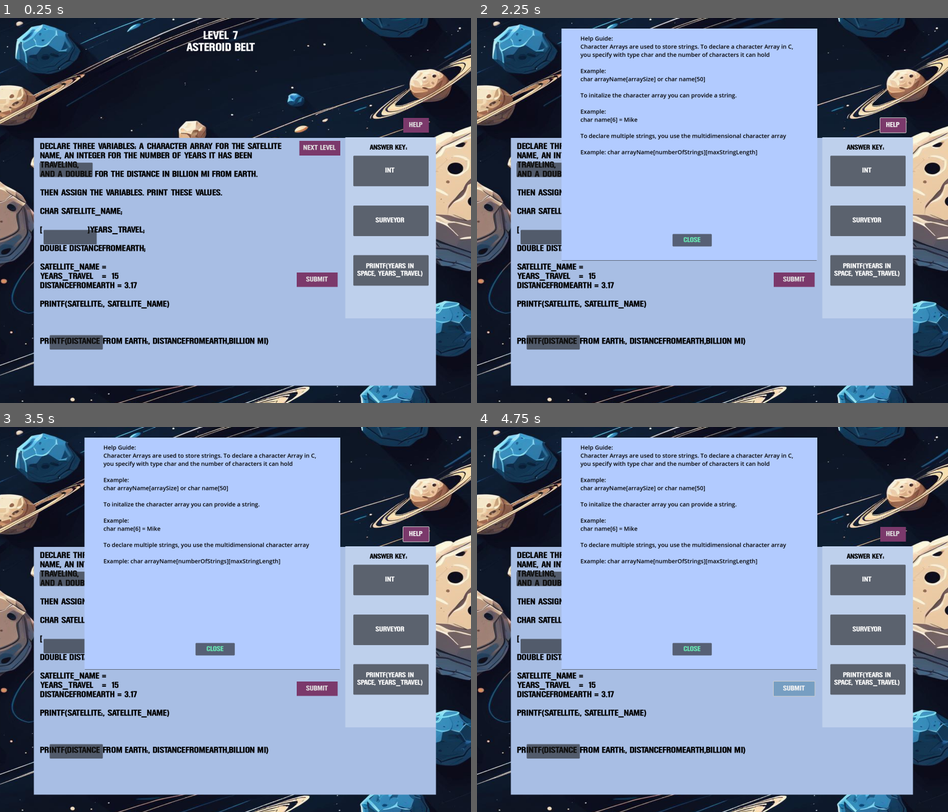
Above: before the commit, frames 1-4 (two rows, left to right).
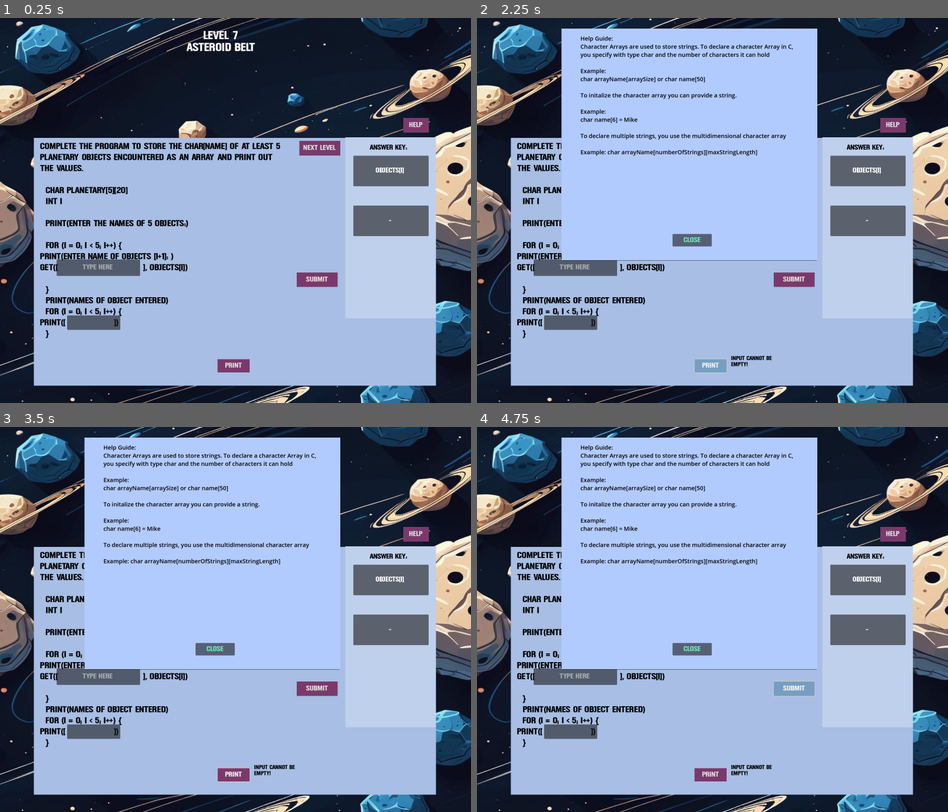
Above: after the commit, the same moments.

Repository: amenaly/SeniorProjectGame
Game: Godot game, scene res://Level7.tscn
Same seed, same stepped clock (60 frames per second), same inputs: the game is played once before the commit and once after it. This scene is started directly instead of the project's main scene.
Inputs (mouse positions are in pixels of both pictures, inside the frame that each line leads up to):
- Up to frame 1 (0.25 s): no input
- Up to frame 2 (2.25 s): click "Submit" at 0.5 s; click "Help" at 1.25 s; click (712, 364) at 2 s, where only the run after the commit has a clickable "Print"
- Up to frame 3 (3.5 s): click "Next Level" at 2.75 s
- Up to frame 4 (4.75 s): click "Next Level" at 3.5 s; click "Submit" at 4.25 s

The runs differ from the first frame. In frame 1, 9.7% of the frame differs, in the area x 8-91%, y 32-93%; in frame 2, 6.8%; in frame 3, 6.8%; in frame 4, 6.8%.

Commit message:
Updates for Last Levels
Updates json files for levels and finish end title card.

Diff:
--- a/EndCertificate.gd
+++ b/EndCertificate.gd
@@ -11,7 +11,7 @@
 	$TimeInsertLabel.text = current_time
 
 func _on_button_pressed():
-	self.hide()
+	get_tree().change_scene_to_file("res://menu.tscn")
 
 #Pass the text from LineEdit User Input, set to main text
 func update_text(new_text: String):
--- a/EndCertificate.tscn
+++ b/EndCertificate.tscn
@@ -18,6 +18,12 @@
 [sub_resource type="StyleBoxFlat" id="StyleBoxFlat_chmhn"]
 bg_color = Color(0.629165, 0.726153, 0.831994, 1)
 
+[sub_resource type="StyleBoxFlat" id="StyleBoxFlat_kw1oi"]
+bg_color = Color(0.819304, 0.501037, 0.8525, 1)
+
+[sub_resource type="StyleBoxFlat" id="StyleBoxFlat_ieko8"]
+bg_color = Color(0.830905, 0.710994, 0.89284, 1)
+
 [node name="EndGame" type="Node2D"]
 script = ExtResource("1_nxhmc")
 
@@ -34,7 +40,7 @@
 offset_top = 442.0
 offset_right = 1592.0
 offset_bottom = 698.0
-theme_override_colors/default_color = Color(0.84743, 0.791979, 0.456319, 1)
+theme_override_colors/default_color = Color(0.929412, 0.87451, 0.364706, 1)
 theme_override_fonts/normal_font = ExtResource("4_iaukb")
 theme_override_font_sizes/normal_font_size = 82
 text = "Thank you for Playing!"
@@ -170,6 +176,19 @@
 theme_override_font_sizes/normal_font_size = 80
 text = "Test"
 
+[node name="Button" type="Button" parent="."]
+offset_left = 1404.0
+offset_top = 56.0
+offset_right = 1579.0
+offset_bottom = 116.0
+theme_override_colors/font_color = Color(1, 1, 1, 1)
+theme_override_fonts/font = ExtResource("3_wknm3")
+theme_override_font_sizes/font_size = 22
+theme_override_styles/normal = SubResource("StyleBoxFlat_kw1oi")
+theme_override_styles/hover = SubResource("StyleBoxFlat_ieko8")
+text = "Main Menu"
+
 [connection signal="pressed" from="NextLevel" to="." method="_on_next_level_pressed"]
+[connection signal="pressed" from="HelpButton" to="." method="_on_button_2_pressed"]
 [connection signal="pressed" from="HelpButton" to="." method="_on_help_button_pressed"]
-[connection signal="pressed" from="HelpButton" to="." method="_on_button_2_pressed"]
+[connection signal="pressed" from="Button" to="." method="_on_button_pressed"]
--- /dev/null
+++ b/JsonFiles/Level10.json
@@ -0,0 +1,25 @@
+{
+  "questions": [
+	{
+	  "sentence": "Complete the program where Surveyor stores Earth coordinates using pointers and prints out the direction to point towards Earth.
+		int main()
+		double earthLatitude, earthLongitude
+		double ptrLatitude, ptrLongitude
+
+		ptrLatitude = [       ]
+		ptrLongitude = earthLongitude
+
+	ptrLatitude = 34°
+		ptrLongitude = 180°
+
+	PRINT(Earth Coordinates:)
+		PRINT(Latitude:,ptrLatitude)
+		PRINT(Longitude:,[       ])
+	PRINT(Direction to point towards Earth: Straight ahead)
+
+	return 0",
+
+	"answers":["ptrLongitude","earthLatitude"]
+	 }
+  ]
+}
--- /dev/null
+++ b/JsonFiles/Level11.json
@@ -0,0 +1,26 @@
+{
+  "questions": [
+	{
+	  "sentence": "Complete the program where Surveyor communicates with Mars orbiters (Maven + Tianwen-1). The Surveyor should read a file held by these orbiters containing the status  information. The program should read the file, process the data, and then display the status.
+	  FILE *file
+	  char line[256]
+	  char SurveyorName[50]
+	  char datetime
+
+	  [      ] = OPEN(mars_orbiter_message.txt,r)
+
+	  if (file == NULL) {
+	  error(Error opening file)
+	  return EXIT_FAILURE
+ }
+	 while
+	 (GETS(line, sizeof(line), file)) {
+	 [       ](line)
+
+	 WRITE(file,datetime,[        ],SurveyorName)
+}
+	 CLOSE(file)",
+	  "answers":["FILE","process_line(line)"]
+	}
+  ]
+}
--- /dev/null
+++ b/JsonFiles/Level7.json
@@ -0,0 +1,24 @@
+{
+  "questions": [
+	{
+	  "sentence": "Complete the program to store the char[name] of at least 5 planetary objects encountered as an array and print out the values.
+
+	  char planetary[5][20]
+	  int i
+
+	  PRINT(Enter the names of 5 objects:)
+
+	  FOR (i = 0; i < 5; i++) {
+		PRINT(Enter name of objects [i+1]: )
+		GET([        ], objects[i])
+
+	  }
+	  PRINT(Names of object entered)
+	  FOR (i = 0; i < 5; i++) {
+		PRINT([      ])
+	  }
+	  ",
+	  "answers": ["objects[i]", "-"]
+	}
+  ]
+}
--- a/Level10.gd
+++ b/Level10.gd
@@ -27,7 +27,7 @@
 	sentence_label = $SentenceLabel
 	errorlabel = $ErrorNext
 	#read to JSON file
-	load_level_data("res://JsonFiles/Question2.json")
+	load_level_data("res://JsonFiles/Level10.json")
 	load_question(0) #Call function
 
 	# Initialize drop boxes
--- a/Level10.tscn
+++ b/Level10.tscn
@@ -95,24 +95,17 @@
 metadata/_edit_use_anchors_ = true
 
 [node name="Text1" parent="." instance=ExtResource("4_wntba")]
-offset_left = 175.0
-offset_top = 1102.0
-offset_right = 353.0
-offset_bottom = 1150.0
+offset_left = 338.0
+offset_top = 684.0
+offset_right = 516.0
+offset_bottom = 732.0
 metadata/_edit_use_anchors_ = true
 
 [node name="Text2" parent="." instance=ExtResource("4_wntba")]
-offset_left = 154.0
-offset_top = 739.0
-offset_right = 332.0
-offset_bottom = 787.0
-metadata/_edit_use_anchors_ = true
-
-[node name="Text3" parent="." instance=ExtResource("4_wntba")]
-offset_left = 140.0
-offset_top = 507.0
-offset_right = 318.0
-offset_bottom = 555.0
+offset_left = 377.0
+offset_top = 983.0
+offset_right = 555.0
+offset_bottom = 1031.0
 metadata/_edit_use_anchors_ = true
 
 [node name="SubmitButton" type="Button" parent="."]
--- a/Level11.gd
+++ b/Level11.gd
@@ -32,11 +32,11 @@
 	sentence_label = $SentenceLabel
 	errorlabel = $ErrorNext
 	#read to JSON file
-	load_level_data("res://JsonFiles/Question2.json")
+	load_level_data("res://JsonFiles/Level11.json")
 	load_question(0) #Call function
 
 	# Initialize drop boxes
-	drop_boxes = [$Text1/Panel/Label, $Text2/Panel/Label, $Text3/Panel/Label]
+	drop_boxes = [$WriteInput/Panel/Input, $Text2/Panel/Label, $Text3/Panel/Label]
 
 	#Load from JSON file
 func load_level_data(file_path: String):
--- a/Level11.tscn
+++ b/Level11.tscn
@@ -1,9 +1,10 @@
-[gd_scene load_steps=11 format=3 uid="uid://bamckjw5ikicv"]
+[gd_scene load_steps=12 format=3 uid="uid://bamckjw5ikicv"]
 
 [ext_resource type="Script" path="res://Level11.gd" id="1_4xbae"]
 [ext_resource type="Texture2D" uid="uid://c8m5hepu2kk6h" path="res://Images/ebe8f5585eb204c342090dd735ac1498.jpg" id="2_7fh7x"]
 [ext_resource type="FontFile" uid="uid://dkppgt0hpuagh" path="res://fonts/Robot Go.ttf" id="3_rfctg"]
 [ext_resource type="PackedScene" uid="uid://deyvy83bi0rnp" path="res://texture_rect.tscn" id="4_3q73h"]
+[ext_resource type="PackedScene" uid="uid://ehpjye6vivoo" path="res://input_box.tscn" id="5_rtxho"]
 
 [sub_resource type="StyleBoxFlat" id="StyleBoxFlat_c50m0"]
 bg_color = Color(0.482353, 0.223529, 0.419608, 1)
@@ -94,13 +95,6 @@
 text = "Answer Key:"
 metadata/_edit_use_anchors_ = true
 
-[node name="Text1" parent="." instance=ExtResource("4_3q73h")]
-offset_left = 175.0
-offset_top = 1102.0
-offset_right = 353.0
-offset_bottom = 1150.0
-metadata/_edit_use_anchors_ = true
-
 [node name="Text2" parent="." instance=ExtResource("4_3q73h")]
 offset_left = 154.0
 offset_top = 739.0
@@ -109,10 +103,10 @@
 metadata/_edit_use_anchors_ = true
 
 [node name="Text3" parent="." instance=ExtResource("4_3q73h")]
-offset_left = 140.0
-offset_top = 507.0
-offset_right = 318.0
-offset_bottom = 555.0
+offset_left = 164.0
+offset_top = 1013.0
+offset_right = 342.0
+offset_bottom = 1061.0
 metadata/_edit_use_anchors_ = true
 
 [node name="SubmitButton" type="Button" parent="."]
@@ -161,8 +155,14 @@
 text = "Help"
 metadata/_edit_use_anchors_ = true
 
+[node name="WriteInput" parent="." instance=ExtResource("5_rtxho")]
+offset_left = 426.0
+offset_top = 1065.0
+offset_right = 706.0
+offset_bottom = 1113.0
+
+[connection signal="pressed" from="SubmitButton" to="." method="_on_button_pressed"]
 [connection signal="pressed" from="SubmitButton" to="." method="_on_submit_button_pressed"]
-[connection signal="pressed" from="SubmitButton" to="." method="_on_button_pressed"]
 [connection signal="pressed" from="NextLevel" to="." method="_on_next_level_pressed"]
 [connection signal="pressed" from="HelpButton" to="." method="_on_button_2_pressed"]
 [connection signal="pressed" from="HelpButton" to="." method="_on_help_button_pressed"]
--- a/Level3.gd
+++ b/Level3.gd
@@ -161,7 +161,6 @@
 		if text_to_show[key] == "":
 			has_empty_input = true
 			break
-
 	if has_empty_input:
 		display_PrintError("Input cannot be empty!")
 	else:
--- a/Level4.gd
+++ b/Level4.gd
@@ -183,5 +183,4 @@
 		else:
 			new_pop_up.text_to_show = "Satellite not in range. Please get closer!"
 
-		#new_pop_up.text_to_show = text_to_show
 		add_child(new_pop_up)
--- a/Level7.gd
+++ b/Level7.gd
@@ -8,6 +8,7 @@
 var answer_labels = []
 
 var errorlabel : Label
+var errorlabel2 : Label
 var sentence_label : Label
 var drop_boxes = []
 
@@ -26,12 +27,13 @@
 #Initialize reference
 	sentence_label = $SentenceLabel
 	errorlabel = $ErrorNext
+	errorlabel2 = $errorlabel2
 	#read to JSON file
-	load_level_data("res://JsonFiles/Question2.json")
+	load_level_data("res://JsonFiles/Level7.json")
 	load_question(0) #Call function
 
 	# Initialize drop boxes
-	drop_boxes = [$Text1/Panel/Label, $Text2/Panel/Label, $Text3/Panel/Label]
+	drop_boxes = [$Text1/Panel/Label, $ObjectsInput/Panel/Input]
 
 	#Load from JSON file
 func load_level_data(file_path: String):
@@ -135,6 +137,9 @@
 func display_error(message: String):
 	errorlabel.text = message
 
+func display_PrintError(message: String):
+	errorlabel2.text = message
+
 func _on_submit_button_pressed():
 	check_answers()
 
@@ -146,3 +151,13 @@
 
 func _on_help_button_pressed():
 	help_guide()
+
+func _on_print_button_pressed():
+	var text_to_show = $ObjectsInput/Panel/Input.text
+	if text_to_show == "":
+		display_PrintError("Input cannot be empty!")
+	else:
+		display_PrintError("")
+		var new_pop_up = preload("res://PopUp.tscn").instantiate()
+		new_pop_up.text_to_show = text_to_show
+		add_child(new_pop_up)
--- a/Level7.tscn
+++ b/Level7.tscn
@@ -1,9 +1,10 @@
-[gd_scene load_steps=11 format=3 uid="uid://xui8ncwtfyf6"]
+[gd_scene load_steps=14 format=3 uid="uid://xui8ncwtfyf6"]
 
 [ext_resource type="Script" path="res://Level7.gd" id="1_va1f3"]
 [ext_resource type="Texture2D" uid="uid://blee70cmnk0m6" path="res://Images/image1_0 (2).jpg" id="2_tmyu4"]
 [ext_resource type="FontFile" uid="uid://dkppgt0hpuagh" path="res://fonts/Robot Go.ttf" id="3_r4hha"]
 [ext_resource type="PackedScene" uid="uid://deyvy83bi0rnp" path="res://texture_rect.tscn" id="4_3wqfa"]
+[ext_resource type="PackedScene" uid="uid://ehpjye6vivoo" path="res://input_box.tscn" id="5_uo0mr"]
 
 [sub_resource type="StyleBoxFlat" id="StyleBoxFlat_c50m0"]
 bg_color = Color(0.482353, 0.223529, 0.419608, 1)
@@ -22,6 +23,12 @@
 
 [sub_resource type="StyleBoxFlat" id="StyleBoxFlat_chmhn"]
 bg_color = Color(0.629165, 0.726153, 0.831994, 1)
+
+[sub_resource type="StyleBoxFlat" id="StyleBoxFlat_3y3tn"]
+bg_color = Color(0.482353, 0.223529, 0.419608, 1)
+
+[sub_resource type="StyleBoxFlat" id="StyleBoxFlat_s7p5n"]
+bg_color = Color(0.462745, 0.619608, 0.760784, 1)
 
 [node name="Level7" type="Node2D"]
 script = ExtResource("1_va1f3")
@@ -95,25 +102,17 @@
 metadata/_edit_use_anchors_ = true
 
 [node name="Text1" parent="." instance=ExtResource("4_3wqfa")]
-offset_left = 175.0
-offset_top = 1102.0
-offset_right = 353.0
-offset_bottom = 1150.0
+offset_left = 235.0
+offset_top = 1034.0
+offset_right = 413.0
+offset_bottom = 1082.0
 metadata/_edit_use_anchors_ = true
 
-[node name="Text2" parent="." instance=ExtResource("4_3wqfa")]
-offset_left = 154.0
-offset_top = 739.0
-offset_right = 332.0
-offset_bottom = 787.0
-metadata/_edit_use_anchors_ = true
-
-[node name="Text3" parent="." instance=ExtResource("4_3wqfa")]
-offset_left = 140.0
-offset_top = 507.0
-offset_right = 318.0
-offset_bottom = 555.0
-metadata/_edit_use_anchors_ = true
+[node name="ObjectsInput" parent="." instance=ExtResource("5_uo0mr")]
+offset_left = 199.0
+offset_top = 841.0
+offset_right = 481.0
+offset_bottom = 887.0
 
 [node name="SubmitButton" type="Button" parent="."]
 offset_left = 1021.0
@@ -161,8 +160,29 @@
 text = "Help"
 metadata/_edit_use_anchors_ = true
 
+[node name="errorlabel2" type="Label" parent="."]
+offset_left = 875.0
+offset_top = 1166.0
+offset_right = 1040.0
+offset_bottom = 1252.0
+theme_override_colors/font_color = Color(0, 0, 0, 1)
+theme_override_fonts/font = ExtResource("3_r4hha")
+autowrap_mode = 3
+
+[node name="PrintButton" type="Button" parent="."]
+offset_left = 749.0
+offset_top = 1177.0
+offset_right = 859.0
+offset_bottom = 1223.0
+theme_override_fonts/font = ExtResource("3_r4hha")
+theme_override_font_sizes/font_size = 20
+theme_override_styles/normal = SubResource("StyleBoxFlat_3y3tn")
+theme_override_styles/hover = SubResource("StyleBoxFlat_s7p5n")
+text = "Print"
+
+[connection signal="pressed" from="SubmitButton" to="." method="_on_button_pressed"]
 [connection signal="pressed" from="SubmitButton" to="." method="_on_submit_button_pressed"]
-[connection signal="pressed" from="SubmitButton" to="." method="_on_button_pressed"]
 [connection signal="pressed" from="NextLevel" to="." method="_on_next_level_pressed"]
+[connection signal="pressed" from="HelpButton" to="." method="_on_button_2_pressed"]
 [connection signal="pressed" from="HelpButton" to="." method="_on_help_button_pressed"]
-[connection signal="pressed" from="HelpButton" to="." method="_on_button_2_pressed"]
+[connection signal="pressed" from="PrintButton" to="." method="_on_print_button_pressed"]
--- a/menu.tscn
+++ b/menu.tscn
@@ -1,9 +1,28 @@
-[gd_scene load_steps=5 format=3 uid="uid://bo3jbjmqtt0fu"]
+[gd_scene load_steps=12 format=3 uid="uid://bo3jbjmqtt0fu"]
 
 [ext_resource type="Script" path="res://Menu.gd" id="1_4d3hv"]
 [ext_resource type="Texture2D" uid="uid://8xw2usp5jq6p" path="res://Images/gradient-galaxy-background-free-vector.jpg" id="2_6pdem"]
 [ext_resource type="FontFile" uid="uid://b7n2neqcfe60n" path="res://fonts/FutureTech.ttf" id="3_a8u4f"]
+[ext_resource type="FontFile" uid="uid://dkppgt0hpuagh" path="res://fonts/Robot Go.ttf" id="4_a17vx"]
 [ext_resource type="Texture2D" uid="uid://dh7b7ql5650hw" path="res://Images/logo_large_color_light.png" id="4_uwdmx"]
+
+[sub_resource type="StyleBoxFlat" id="StyleBoxFlat_34nyf"]
+bg_color = Color(0.219493, 0.409617, 0.221936, 1)
+
+[sub_resource type="StyleBoxFlat" id="StyleBoxFlat_gs5f7"]
+bg_color = Color(0.683767, 0.890082, 0.687473, 1)
+
+[sub_resource type="StyleBoxFlat" id="StyleBoxFlat_8fwi2"]
+bg_color = Color(0.328403, 0.612706, 0.931134, 1)
+
+[sub_resource type="StyleBoxFlat" id="StyleBoxFlat_tkg0o"]
+bg_color = Color(0.611031, 0.719378, 0.917746, 1)
+
+[sub_resource type="StyleBoxFlat" id="StyleBoxFlat_iooq7"]
+bg_color = Color(0.918405, 0.40915, 0.505906, 1)
+
+[sub_resource type="StyleBoxFlat" id="StyleBoxFlat_0e36p"]
+bg_color = Color(0.929842, 0.695396, 0.704009, 1)
 
 [node name="Menu" type="Control"]
 layout_mode = 3
@@ -51,25 +70,37 @@
 anchor_top = 0.5
 anchor_right = 0.5
 anchor_bottom = 0.5
-offset_left = -101.0
-offset_top = -50.0
-offset_right = 98.0
-offset_bottom = 51.0
+offset_left = -100.5
+offset_top = -49.877
+offset_right = 98.5
+offset_bottom = 29.123
 grow_horizontal = 2
 grow_vertical = 2
 
 [node name="PLayer" type="Button" parent="VBoxContainer"]
 layout_mode = 2
 focus_neighbor_top = NodePath("../Exit")
+theme_override_fonts/font = ExtResource("4_a17vx")
+theme_override_font_sizes/font_size = 20
+theme_override_styles/normal = SubResource("StyleBoxFlat_34nyf")
+theme_override_styles/hover = SubResource("StyleBoxFlat_gs5f7")
 text = "Play"
 
 [node name="Option" type="Button" parent="VBoxContainer"]
 layout_mode = 2
+theme_override_fonts/font = ExtResource("4_a17vx")
+theme_override_font_sizes/font_size = 20
+theme_override_styles/normal = SubResource("StyleBoxFlat_8fwi2")
+theme_override_styles/hover = SubResource("StyleBoxFlat_tkg0o")
 text = "Help"
 
 [node name="Exit" type="Button" parent="VBoxContainer"]
 layout_mode = 2
 focus_neighbor_bottom = NodePath("../PLayer")
+theme_override_fonts/font = ExtResource("4_a17vx")
+theme_override_font_sizes/font_size = 20
+theme_override_styles/normal = SubResource("StyleBoxFlat_iooq7")
+theme_override_styles/hover = SubResource("StyleBoxFlat_0e36p")
 text = "Exit"
 
 [node name="TextureRect2" type="TextureRect" parent="."]
Not shown: 1 places in EndCertificate.tscn that only renumber resources
Not shown: 1 places in Level10.tscn that only renumber resources
Not shown: 1 places in Level4.tscn that only renumber resources
